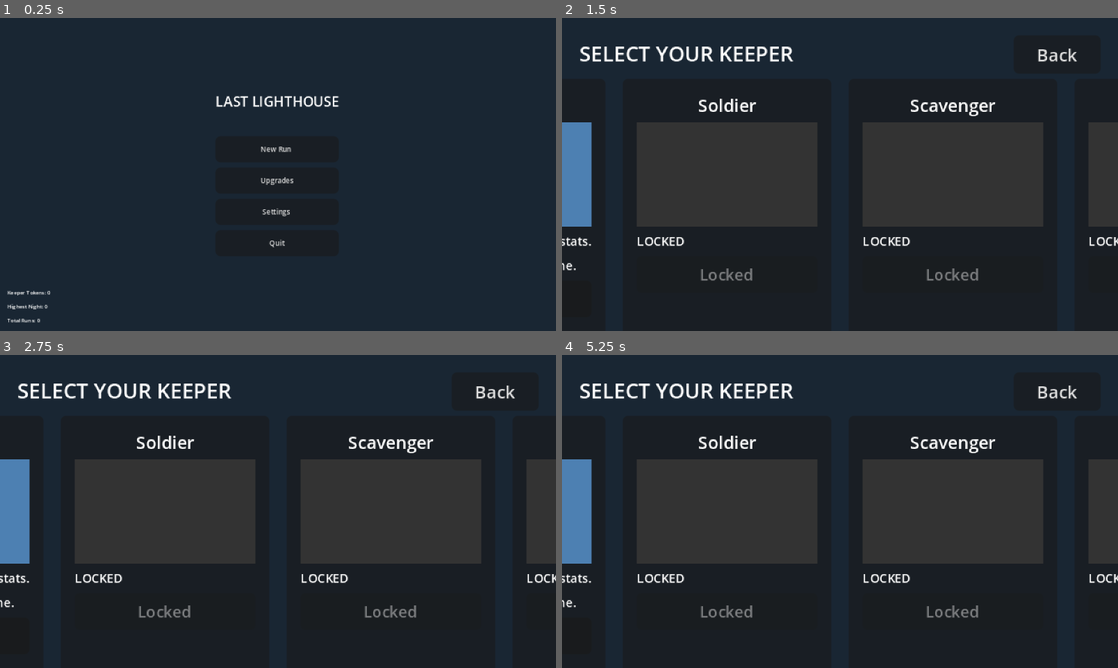
Above: before the commit, frames 1-4 (two rows, left to right).
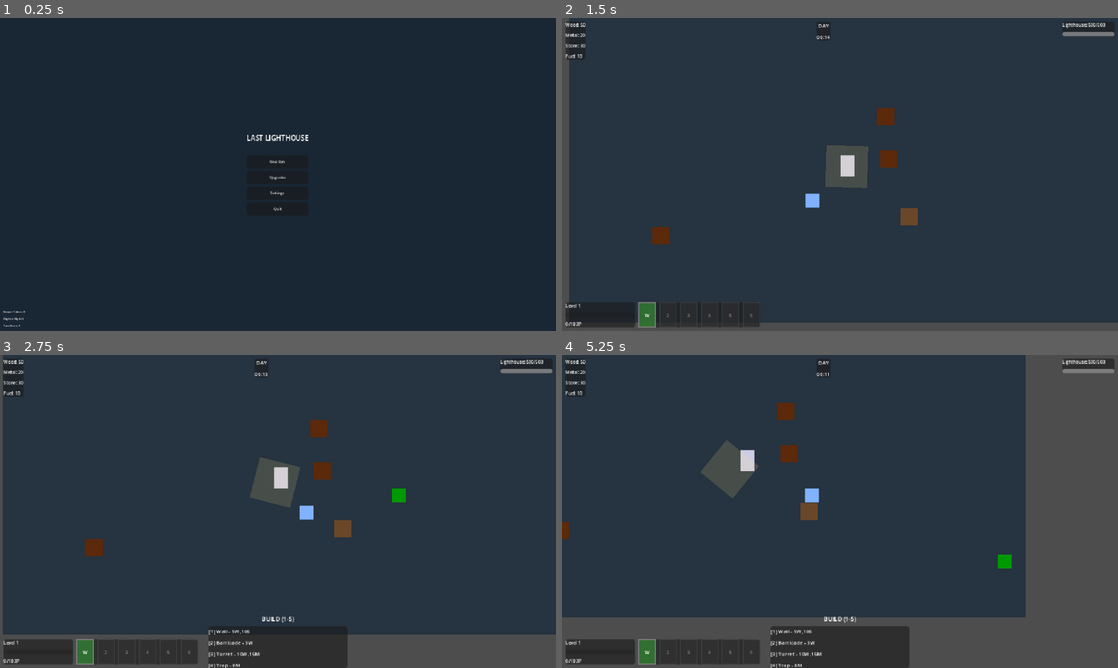
Above: after the commit, the same moments.

Repository: Giorino/last-lighthouse
Game: Godot game, scene res://scenes/ui/main_menu.tscn
The game is run twice, just before and just after one commit, with the same random seed, the same clock (stepped at 60 frames per second) and the same inputs.
Inputs (mouse positions are in pixels of both pictures, inside the frame that each line leads up to):
- Up to frame 1 (0.25 s): no input
- Up to frame 2 (1.5 s): click "New Run" at 0.5 s; click (673, 237) at 1.25 s, where only the run after the commit has a clickable "Select"
- Up to frame 3 (2.75 s): tap Enter at 2 s; move the mouse to (400, 495) at 2.02 s; hold D (move_right) from 2.03 s (still down); hold B (build_mode) from 2.03 s (still down); click (400, 495) at 2.17 s
- Up to frame 4 (5.25 s): move the mouse to (728, 527) at 2.77 s; release D (move_right) at 2.78 s; release B (build_mode) at 2.78 s; hold S (move_down) 2.78-3.53 s; tap E (interact) at 2.85 s; move the mouse to (895, 442) at 3.52 s; hold D (move_right) 3.53-4.28 s; hold Space (lighthouse_beam) 3.53-4.28 s; move the mouse to (812, 574) at 4.27 s; hold W (move_up) 4.28-5.03 s; tap R (repair) at 4.35 s; click (812, 574) at 4.42 s; move the mouse to (1006, 558) at 5.02 s; hold A (move_left) from 5.03 s (still down); tap F at 5.1 s

The runs differ from the first frame. In frame 1, 1.1% of the frame differs, in the area x 0-61%, y 24-99%; in frame 2, 51%; in frame 3, 49%; in frame 4, 56%, in the area x 0-100%, y 0-100%.

Commit message:
Resolution: Change viewport from 320x180 to 640x360 (3x scaling)
Major changes:
- Viewport: 320x180→640x360 for double screen space
- Scaling: 6x→3x (maintains perfect integer scaling to 1920x1080)
- All world positions doubled (camera, lighthouse, keeper, spawns, resources)
- UI fonts adjusted: 3-4px→5-7px for 3x scaling (15-21px on screen)

Specific updates:
- project.godot: Changed viewport_width/height from 320/180 to 640/360
- game.tscn: Doubled Background (640x360), Camera (320,180), Lighthouse (320,180), Keeper (280,220)
- wave_spawner.gd: Doubled all spawn_edges positions (e.g. 160→320, 90→180)
- game.gd: Doubled resource spawn ranges (50-270→100-540, 50-130→100-260)
- hud.tscn: Fonts 3px→5px, 4px→6px; HP bar 35x3→60x5; XP bar 50x3→80x5
- hud.gd: Weapon slots 12x12→20x20px, font 3px→6px
- game_over_screen.tscn: Title 4px→7px, stats 3px→5px, buttons 22x8→35x14
- level_up_screen.tscn: Title 4px→7px
- level_up_screen.gd: Buttons 35x30→60x50px, font 3px→5px
- pause_menu.tscn: Title 4px→7px, buttons 3px→5px

Result: Double screen space with properly scaled UI for 1920x1080 display.
All UI elements now readable at comfortable sizes (15-21px on screen).

Diff:
--- a/project.godot
+++ b/project.godot
@@ -29,8 +29,8 @@
 
 [display]
 
-window/size/viewport_width=320
-window/size/viewport_height=180
+window/size/viewport_width=640
+window/size/viewport_height=360
 window/size/window_width_override=1920
 window/size/window_height_override=1080
 window/stretch/mode="canvas_items"
--- a/scenes/main/game.tscn
+++ b/scenes/main/game.tscn
@@ -18,23 +18,23 @@
 script = ExtResource("1_game")
 
 [node name="Background" type="ColorRect" parent="."]
-offset_right = 320.0
-offset_bottom = 180.0
+offset_right = 640.0
+offset_bottom = 360.0
 color = Color(0.15, 0.2, 0.25, 1)
 
 [node name="NavigationRegion2D" type="NavigationRegion2D" parent="."]
 
 [node name="Camera2D" type="Camera2D" parent="."]
-position = Vector2(160, 90)
+position = Vector2(320, 180)
 zoom = Vector2(1, 1)
 position_smoothing_enabled = true
 script = ExtResource("13_camera")
 
 [node name="Lighthouse" parent="." instance=ExtResource("2_lighthouse")]
-position = Vector2(160, 90)
+position = Vector2(320, 180)
 
 [node name="Keeper" parent="." instance=ExtResource("3_keeper")]
-position = Vector2(140, 110)
+position = Vector2(280, 220)
 
 [node name="BuildSystem" type="Node2D" parent="."]
 script = ExtResource("4_build")
--- a/scenes/ui/game_over_screen.tscn
+++ b/scenes/ui/game_over_screen.tscn
@@ -47,59 +47,59 @@
 
 [node name="Title" type="Label" parent="Control/Panel/VBoxContainer"]
 layout_mode = 2
-theme_override_font_sizes/font_size = 4
+theme_override_font_sizes/font_size = 7
 text = "LIGHTHOUSE FELL"
 horizontal_alignment = 1
 
 [node name="Spacer1" type="Control" parent="Control/Panel/VBoxContainer"]
-custom_minimum_size = Vector2(0, 2)
+custom_minimum_size = Vector2(0, 4)
 layout_mode = 2
 
 [node name="Stats" type="VBoxContainer" parent="Control/Panel/VBoxContainer"]
 layout_mode = 2
-theme_override_constants/separation = 1
+theme_override_constants/separation = 2
 
 [node name="NightLabel" type="Label" parent="Control/Panel/VBoxContainer/Stats"]
 layout_mode = 2
-theme_override_font_sizes/font_size = 3
+theme_override_font_sizes/font_size = 5
 text = "Night Reached: 0"
 horizontal_alignment = 1
 
 [node name="EnemiesLabel" type="Label" parent="Control/Panel/VBoxContainer/Stats"]
 layout_mode = 2
-theme_override_font_sizes/font_size = 3
+theme_override_font_sizes/font_size = 5
 text = "Enemies Killed: 0"
 horizontal_alignment = 1
 
 [node name="ResourcesLabel" type="Label" parent="Control/Panel/VBoxContainer/Stats"]
 layout_mode = 2
-theme_override_font_sizes/font_size = 3
+theme_override_font_sizes/font_size = 5
 text = "Resources Gathered: 0"
 horizontal_alignment = 1
 
 [node name="TokensLabel" type="Label" parent="Control/Panel/VBoxContainer/Stats"]
 layout_mode = 2
-theme_override_font_sizes/font_size = 3
+theme_override_font_sizes/font_size = 5
 text = "Keeper Tokens: +0"
 horizontal_alignment = 1
 
 [node name="Spacer2" type="Control" parent="Control/Panel/VBoxContainer"]
-custom_minimum_size = Vector2(0, 2)
+custom_minimum_size = Vector2(0, 4)
 layout_mode = 2
 
 [node name="Buttons" type="HBoxContainer" parent="Control/Panel/VBoxContainer"]
 layout_mode = 2
-theme_override_constants/separation = 4
+theme_override_constants/separation = 6
 alignment = 1
 
 [node name="RetryButton" type="Button" parent="Control/Panel/VBoxContainer/Buttons"]
-custom_minimum_size = Vector2(22, 8)
+custom_minimum_size = Vector2(35, 14)
 layout_mode = 2
-theme_override_font_sizes/font_size = 3
+theme_override_font_sizes/font_size = 5
 text = "Retry"
 
 [node name="QuitButton" type="Button" parent="Control/Panel/VBoxContainer/Buttons"]
-custom_minimum_size = Vector2(22, 8)
+custom_minimum_size = Vector2(35, 14)
 layout_mode = 2
-theme_override_font_sizes/font_size = 3
+theme_override_font_sizes/font_size = 5
 text = "Quit"
--- a/scenes/ui/hud.tscn
+++ b/scenes/ui/hud.tscn
@@ -32,22 +32,22 @@
 
 [node name="WoodLabel" type="Label" parent="MarginContainer/VBoxContainer/TopBar/ResourcePanel/VBoxContainer"]
 layout_mode = 2
-theme_override_font_sizes/font_size = 3
+theme_override_font_sizes/font_size = 5
 text = "Wood: 50"
 
 [node name="MetalLabel" type="Label" parent="MarginContainer/VBoxContainer/TopBar/ResourcePanel/VBoxContainer"]
 layout_mode = 2
-theme_override_font_sizes/font_size = 3
+theme_override_font_sizes/font_size = 5
 text = "Metal: 20"
 
 [node name="StoneLabel" type="Label" parent="MarginContainer/VBoxContainer/TopBar/ResourcePanel/VBoxContainer"]
 layout_mode = 2
-theme_override_font_sizes/font_size = 3
+theme_override_font_sizes/font_size = 5
 text = "Stone: 30"
 
 [node name="FuelLabel" type="Label" parent="MarginContainer/VBoxContainer/TopBar/ResourcePanel/VBoxContainer"]
 layout_mode = 2
-theme_override_font_sizes/font_size = 3
+theme_override_font_sizes/font_size = 5
 text = "Fuel: 10"
 
 [node name="CenterPanel" type="PanelContainer" parent="MarginContainer/VBoxContainer/TopBar"]
@@ -60,13 +60,13 @@
 
 [node name="PhaseLabel" type="Label" parent="MarginContainer/VBoxContainer/TopBar/CenterPanel/VBoxContainer"]
 layout_mode = 2
-theme_override_font_sizes/font_size = 4
+theme_override_font_sizes/font_size = 6
 text = "NIGHT"
 horizontal_alignment = 1
 
 [node name="TimeLabel" type="Label" parent="MarginContainer/VBoxContainer/TopBar/CenterPanel/VBoxContainer"]
 layout_mode = 2
-theme_override_font_sizes/font_size = 4
+theme_override_font_sizes/font_size = 6
 text = "01:00"
 horizontal_alignment = 1
 
@@ -80,11 +80,11 @@
 
 [node name="HPLabel" type="Label" parent="MarginContainer/VBoxContainer/TopBar/LighthousePanel/VBoxContainer"]
 layout_mode = 2
-theme_override_font_sizes/font_size = 3
+theme_override_font_sizes/font_size = 5
 text = "Lighthouse: 500/500"
 
 [node name="HPBar" type="ProgressBar" parent="MarginContainer/VBoxContainer/TopBar/LighthousePanel/VBoxContainer"]
-custom_minimum_size = Vector2(35, 3)
+custom_minimum_size = Vector2(60, 5)
 layout_mode = 2
 max_value = 500.0
 value = 500.0
@@ -106,18 +106,18 @@
 
 [node name="LevelLabel" type="Label" parent="MarginContainer/VBoxContainer/BottomBar/PlayerPanel/VBoxContainer"]
 layout_mode = 2
-theme_override_font_sizes/font_size = 3
+theme_override_font_sizes/font_size = 5
 text = "Level 1"
 
 [node name="XPBar" type="ProgressBar" parent="MarginContainer/VBoxContainer/BottomBar/PlayerPanel/VBoxContainer"]
-custom_minimum_size = Vector2(50, 3)
+custom_minimum_size = Vector2(80, 5)
 layout_mode = 2
 max_value = 10.0
 show_percentage = false
 
 [node name="XPLabel" type="Label" parent="MarginContainer/VBoxContainer/BottomBar/PlayerPanel/VBoxContainer"]
 layout_mode = 2
-theme_override_font_sizes/font_size = 3
+theme_override_font_sizes/font_size = 5
 text = "0/10 XP"
 
 [node name="WeaponPanel" type="PanelContainer" parent="MarginContainer/VBoxContainer/BottomBar"]
--- a/scenes/ui/level_up_screen.tscn
+++ b/scenes/ui/level_up_screen.tscn
@@ -22,7 +22,7 @@
 
 [node name="LevelLabel" type="Label" parent="PanelContainer/VBoxContainer"]
 layout_mode = 2
-theme_override_font_sizes/font_size = 4
+theme_override_font_sizes/font_size = 7
 text = "LEVEL UP!"
 horizontal_alignment = 1
 
--- a/scenes/ui/pause_menu.tscn
+++ b/scenes/ui/pause_menu.tscn
@@ -46,25 +46,25 @@
 
 [node name="Title" type="Label" parent="Control/Panel/VBoxContainer"]
 layout_mode = 2
-theme_override_font_sizes/font_size = 4
+theme_override_font_sizes/font_size = 7
 text = "PAUSED"
 horizontal_alignment = 1
 
 [node name="Spacer1" type="Control" parent="Control/Panel/VBoxContainer"]
-custom_minimum_size = Vector2(0, 4)
+custom_minimum_size = Vector2(0, 6)
 layout_mode = 2
 
 [node name="ResumeButton" type="Button" parent="Control/Panel/VBoxContainer"]
 layout_mode = 2
-theme_override_font_sizes/font_size = 3
+theme_override_font_sizes/font_size = 5
 text = "Resume (ESC)"
 
 [node name="SettingsButton" type="Button" parent="Control/Panel/VBoxContainer"]
 layout_mode = 2
-theme_override_font_sizes/font_size = 3
+theme_override_font_sizes/font_size = 5
 text = "Settings"
 
 [node name="QuitButton" type="Button" parent="Control/Panel/VBoxContainer"]
 layout_mode = 2
-theme_override_font_sizes/font_size = 3
+theme_override_font_sizes/font_size = 5
 text = "Quit"
--- a/scripts/main/game.gd
+++ b/scripts/main/game.gd
@@ -45,12 +45,12 @@
 		)
 
 func spawn_initial_resources() -> void:
-	# Spawn some wood nodes around the map
+	# Spawn some wood nodes around the map (Updated for 640x360)
 	for i in range(3):
 		var resource_node = RESOURCE_NODE_SCENE.instantiate()
 		resource_node.global_position = Vector2(
-			randf_range(50, 270),
-			randf_range(50, 130)
+			randf_range(100, 540),
+			randf_range(100, 260)
 		)
 		resource_node.resource_type = Constants.ResourceType.WOOD
 		resource_node.amount = 30
@@ -58,7 +58,7 @@
 
 	# Spawn a metal node
 	var metal_node = RESOURCE_NODE_SCENE.instantiate()
-	metal_node.global_position = Vector2(randf_range(50, 270), randf_range(50, 130))
+	metal_node.global_position = Vector2(randf_range(100, 540), randf_range(100, 260))
 	metal_node.resource_type = Constants.ResourceType.METAL
 	metal_node.amount = 20
 	add_child(metal_node)
--- a/scripts/systems/wave_spawner.gd
+++ b/scripts/systems/wave_spawner.gd
@@ -15,16 +15,16 @@
 var is_spawning: bool = false
 var all_waves_complete: bool = false
 
-## Spawn points (edges of map)
+## Spawn points (edges of map) - Updated for 640x360 resolution
 var spawn_edges: Array = [
-	Vector2(160, 0),      # Top center
-	Vector2(320, 90),     # Right center
-	Vector2(160, 180),    # Bottom center
-	Vector2(0, 90),       # Left center
-	Vector2(80, 0),       # Top left
-	Vector2(240, 0),      # Top right
-	Vector2(320, 45),     # Right top
-	Vector2(320, 135)     # Right bottom
+	Vector2(320, 0),      # Top center
+	Vector2(640, 180),    # Right center
+	Vector2(320, 360),    # Bottom center
+	Vector2(0, 180),      # Left center
+	Vector2(160, 0),      # Top left
+	Vector2(480, 0),      # Top right
+	Vector2(640, 90),     # Right top
+	Vector2(640, 270)     # Right bottom
 ]
 
 func start_night(night_number: int) -> void:
--- a/scripts/ui/hud.gd
+++ b/scripts/ui/hud.gd
@@ -139,7 +139,7 @@
 	# Create 6 weapon slot indicators
 	for i in range(6):
 		var slot_panel = PanelContainer.new()
-		slot_panel.custom_minimum_size = Vector2(12, 12)
+		slot_panel.custom_minimum_size = Vector2(20, 20)
 		slot_panel.name = "WeaponSlot%d" % i
 
 		# Check if slot is filled
@@ -171,7 +171,7 @@
 			slot_label.text = "%d" % (i + 1)
 		slot_label.horizontal_alignment = HORIZONTAL_ALIGNMENT_CENTER
 		slot_label.vertical_alignment = VERTICAL_ALIGNMENT_CENTER
-		slot_label.add_theme_font_size_override("font_size", 3)
+		slot_label.add_theme_font_size_override("font_size", 6)
 		slot_label.add_theme_color_override("font_color", Color.WHITE if is_filled else Color(0.5, 0.5, 0.5))
 
 		slot_panel.add_child(slot_label)
--- a/scripts/ui/level_up_screen.gd
+++ b/scripts/ui/level_up_screen.gd
@@ -50,14 +50,14 @@
 func create_choice_button(option: Dictionary, index: int) -> void:
 	"""PHASE 5D: Create an animated button for an upgrade choice"""
 	var button = Button.new()
-	button.custom_minimum_size = Vector2(35, 30)
+	button.custom_minimum_size = Vector2(60, 50)
 
 	# Set button text
 	var button_text = "%s\n%s" % [option.name, option.description]
 	button.text = button_text
 
 	# Style the button for pixel art
-	button.add_theme_font_size_override("font_size", 3)
+	button.add_theme_font_size_override("font_size", 5)
 
 	# PHASE 5D: Add custom styling
 	var normal_style = StyleBoxFlat.new()
